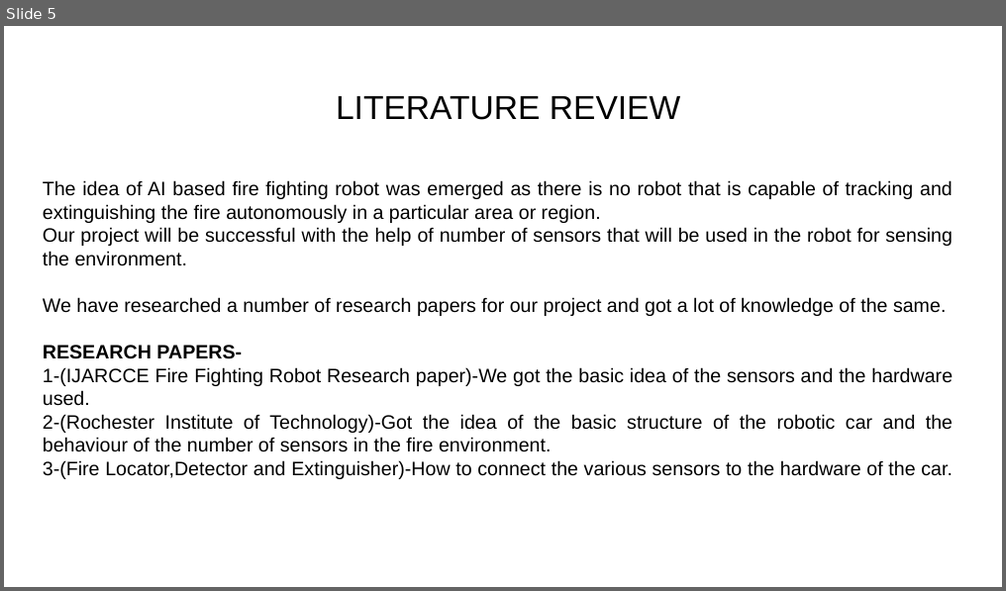
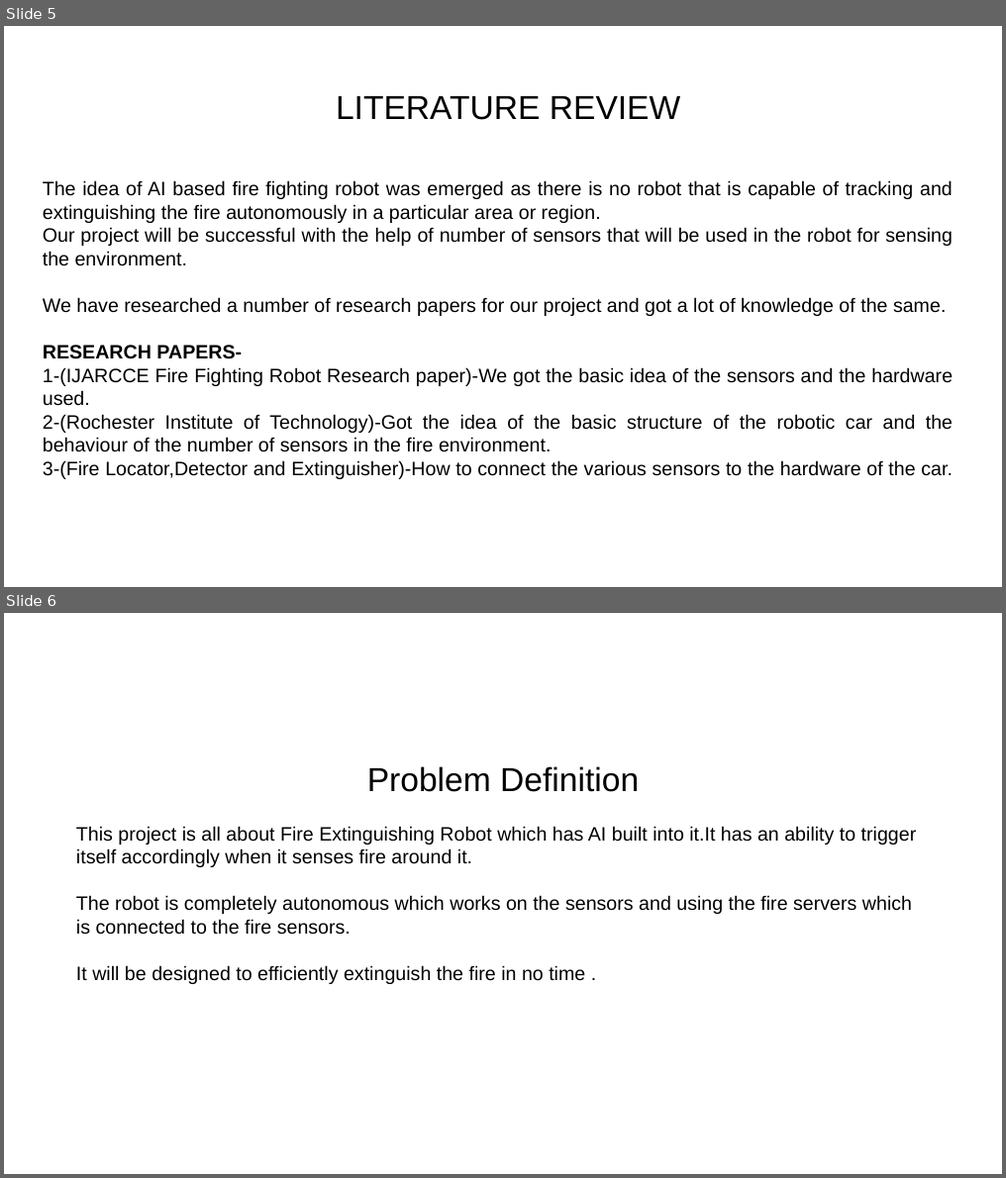
Before and after one commit to swappys/Be-project, a slide deck: Untitled presentation.pptx. Shown one above the other, each under a label of ours: slide 5 before the commit, slides 5 and 6 after it. The pictures are 1006x591 and 1006x1178 pixels, drawn with LibreOffice and Linux fonts; fonts in the diff are those of the drawing. Boxes give left, top, right and bottom in pixels: in the first picture for what was removed or moved away, otherwise in the second. Text is boxed around its words. In the diff, an @@ line names an element or a change of style, - is before the commit and + after.

```diff
--- a/Untitled presentation.pptx
+++ b/Untitled presentation.pptx
@@ slide 6 added at (4, 613, 1002, 1174), background #FFFFFF @@
@@ text added at (76, 766, 917, 984), 14 pt, text #000000 @@
+Problem Definition
+This project is all about Fire Extinguishing Robot which has AI built into it.It has an ability to trigger itself accordingly when it senses fire around it.
+The robot is completely autonomous which works on the sensors and using the fire servers which is connected to the fire sensors.
+It will be designed to efficiently extinguish the fire in no time .
```
Also in this commit, not shown: 1 slide removed.
